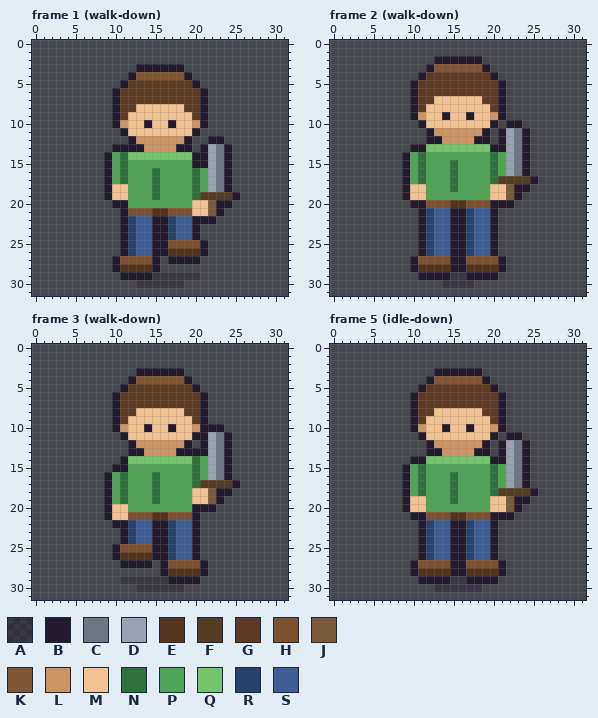
Pixel-art file -- assets/aseprite/actor_hero_sword.aseprite. Above, as it was before the edit.
32x32 pixels, 52 frames. Shown: frame 1 (walk-down), frame 2 (walk-down), frame 3 (walk-down), frame 5 (idle-down). The commit also changed other frames, which this record leaves out.
Palette (. is transparent): A #241a2e5a  B #241a2e  C #6e7684  D #99a2b0  E #55341d  F #553d25  G #5c3a24  H #7d512f  J #7a5a38  K #825535  L #cc9464  M #f2c292  N #2f713c  P #4fa555  Q #74c46b  R #28416d  S #3d5d94
And afterwards:
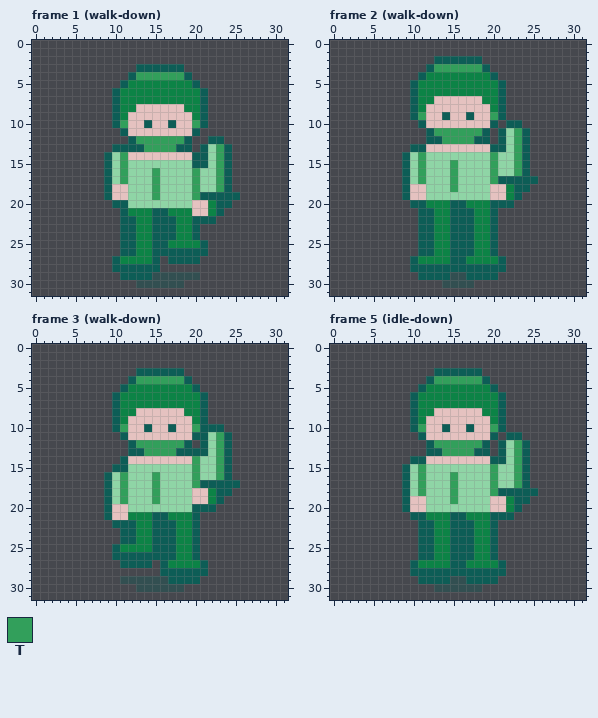
Colours new in this view: T #329f5b
Changes in this commit:
colour A: #241a2e5a -> #0d5d565a
colour B: #241a2e -> #0d5d56
colour G: #5c3a24 -> #0c8346
colour M: #f2c292 -> #e5c2c0
colour P: #4fa555 -> #8fd5a6
Changed rows in their new state; - is a pixel that keeps its letter.
Frame 1 (walk-down), layer "actor":
first column x 13:
 4 TTTTTT
first column x 11:
10 T--------T----
12 --TTTTTT------
13 ---TTTT----PT-
14 TMMMMMMMM--PT-
15 T----------PT-
16 T---T----T-PT-
17 T---T----T-PT-
18 ----T----T-PT-
19 ----T----TBBBB
20 -----------G--
21 -GGGBBGGG--G--
22 -BGG--BGG-----
23 -BGG--BGG-----
24 -BGG--BGG-----
25 -BGG--GGGG----
26 -BGG--BBBB----
27 GGGG----------
28 BBBB----------
Frame 2 (walk-down), layer "actor":
first column x 13:
 3 TTTTTT
first column x 11:
 9 T--------T----
11 --TTTTTT---PT-
12 ---TTTT----PT-
13 -MMMMMMMM--PT-
14 T--------T-PT-
15 T---T----T-PT-
16 T---T----T-PT-
17 T---T----TBBBB
18 ----T------G--
19 -----------G--
20 -GGGBBGGG-----
21 -BGG--BGG-----
22 -BGG--BGG-----
23 -BGG--BGG-----
24 -BGG--BGG-----
25 -BGG--BGG-----
26 -BGG--BGG-----
27 GGGG--GGGG----
28 BBBB--BBBB----
Frame 3 (walk-down), layer "actor":
first column x 13:
 4 TTTTTT
first column x 11:
10 T--------T----
11 -----------PT-
12 --TTTTTT---PT-
13 ---TTTT----PT-
14 -MMMMMMMMT-PT-
15 ---------T-PT-
16 T---T----T-PT-
17 T---T----TBBBB
18 T---T------G--
19 T---T------G--
21 -GGGBBGGG-----
22 -BGG--BGG-----
23 -BGG--BGG-----
24 -BGG--BGG-----
25 GGGG--BGG-----
26 BBBB--BGG-----
27 ------GGGG----
28 ------BBBB----
Frame 5 (idle-down), layer "actor":
first column x 13:
 4 TTTTTT
first column x 11:
10 T--------T----
12 --TTTTTT---PT-
13 ---TTTT----PT-
14 -MMMMMMMM--PT-
15 T--------T-PT-
16 T---T----T-PT-
17 T---T----T-PT-
18 T---T----TBBBB
19 ----T------G--
20 -----------G--
21 -GGGBBGGG-----
22 -BGG--BGG-----
23 -BGG--BGG-----
24 -BGG--BGG-----
25 -BGG--BGG-----
26 -BGG--BGG-----
27 GGGG--GGGG----
28 BBBB--BBBB----
Pixel boxes of the changes (left, top, right, bottom) in both pictures:
changed: (104, 64, 240, 288)
changed: (402, 56, 538, 288)
changed: (104, 368, 240, 592)
changed: (402, 368, 538, 592)
